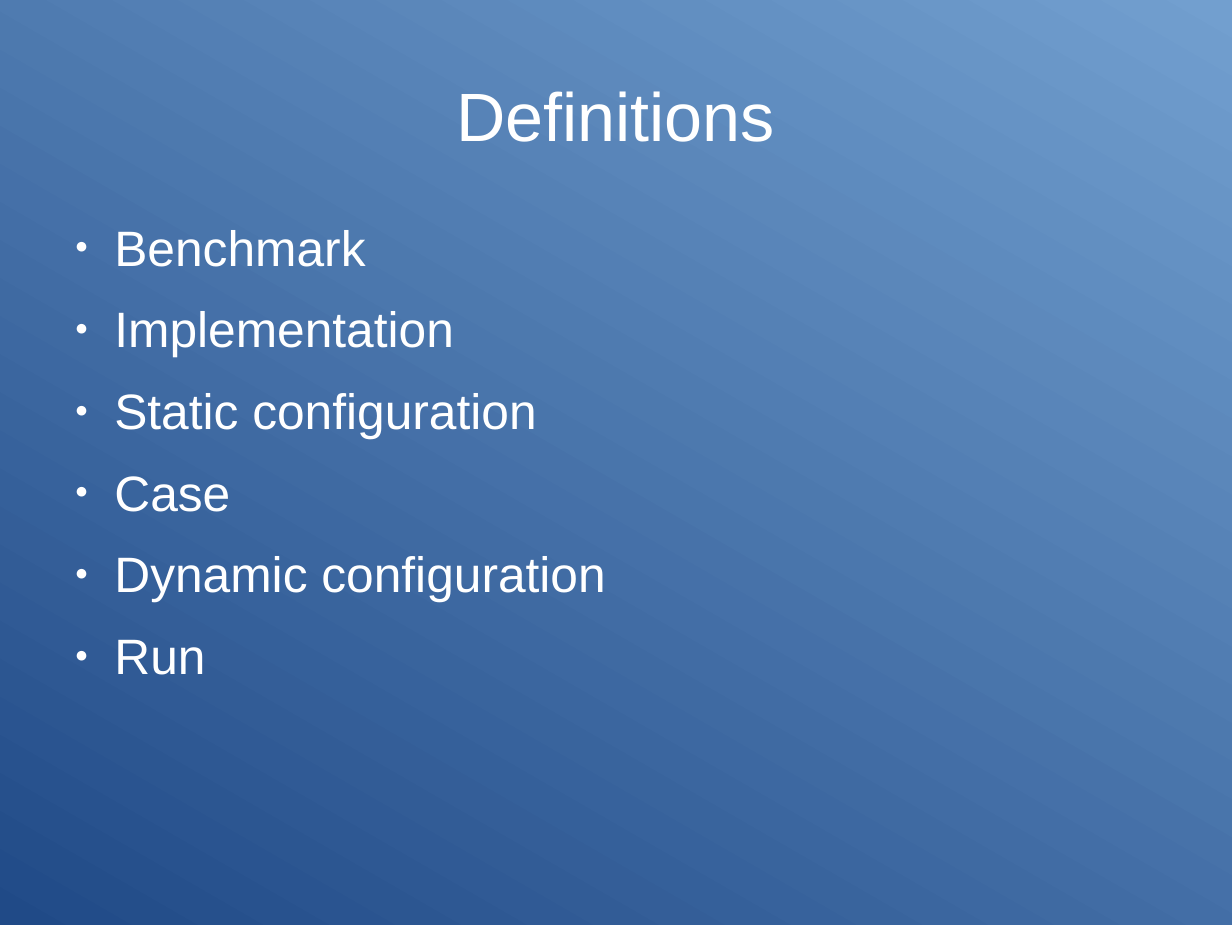
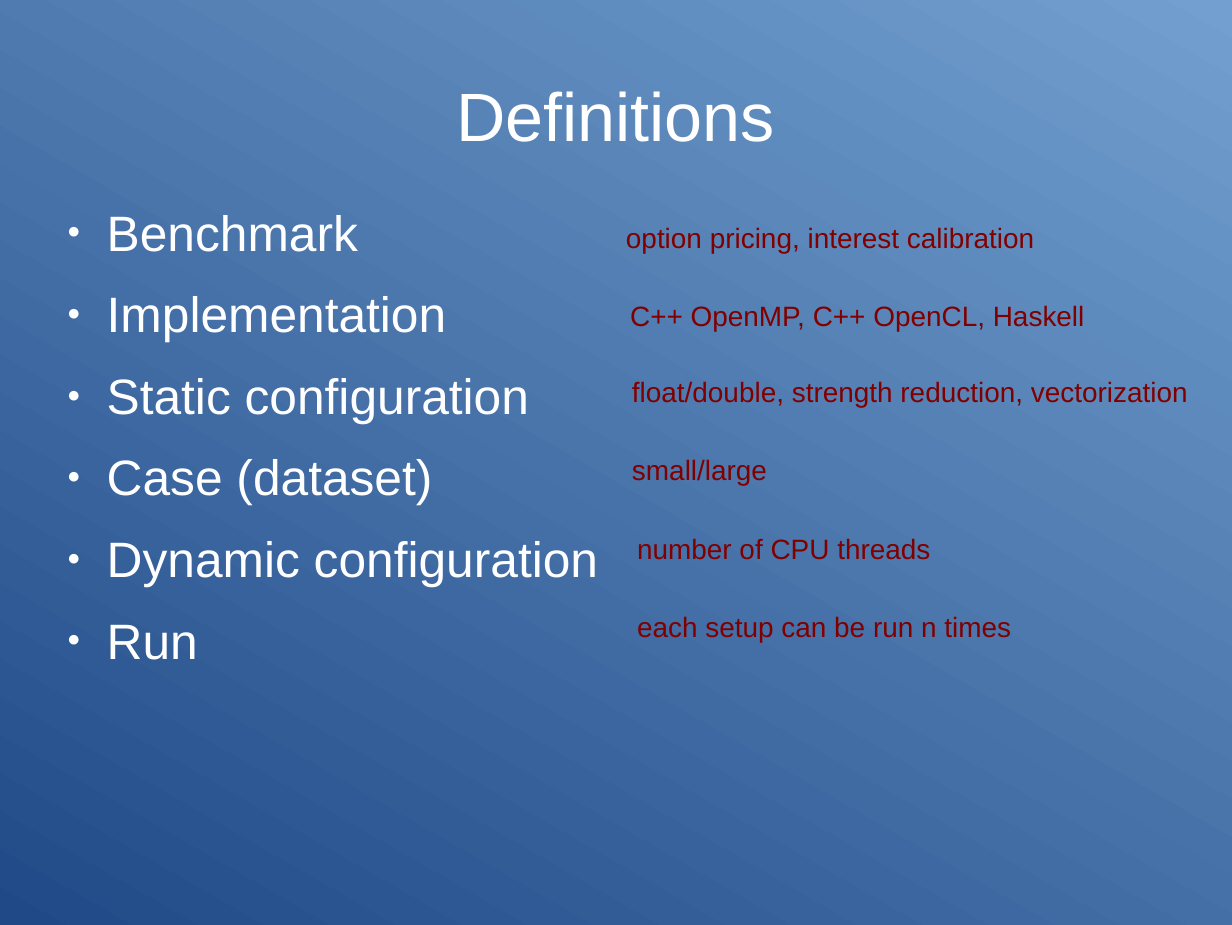
Before and after one commit to HIPERFIT/hipermark, a slide deck: slide 2 of presentation/presentation.odp. Drawn at 1232x925 pixels with LibreOffice and Linux fonts; fonts in the diff are those of the drawing. Boxes give left, top, right and bottom in pixels: in the first picture for what was removed or moved away, otherwise in the second. Text is boxed around its words. In the diff, an @@ line names an element or a change of style, - is before the commit and + after.

```diff
--- a/presentation/presentation.odp
+++ b/presentation/presentation.odp
@@ text "Benchmark": place and size @@
-text "Benchmark" at bbox=[114, 230, 605, 675]
+text "Benchmark" at bbox=[107, 215, 598, 660]
@@ text added at bbox=[626, 227, 1034, 253], 18 pt, text #800000 @@
+option pricing, interest calibration
@@ text added at bbox=[630, 305, 1085, 331], 18 pt, text #800000 @@
+C++ OpenMP, C++ OpenCL, Haskell
@@ text added at bbox=[632, 381, 1188, 407], 18 pt, text #800000 @@
+float/double, strength reduction, vectorization
@@ text at bbox=[107, 459, 432, 505]: text changed @@
-● Case
+● Case (dataset)
@@ text added at bbox=[632, 459, 767, 485], 18 pt, text #800000 @@
+small/large
@@ text added at bbox=[637, 538, 930, 560], 18 pt, text #800000 @@
+number of CPU threads
@@ text added at bbox=[637, 616, 1011, 642], 18 pt, text #800000 @@
+each setup can be run n times
```
Also in this commit, not shown: 2 other slides changed, 5 slides added, 1 slide removed.
